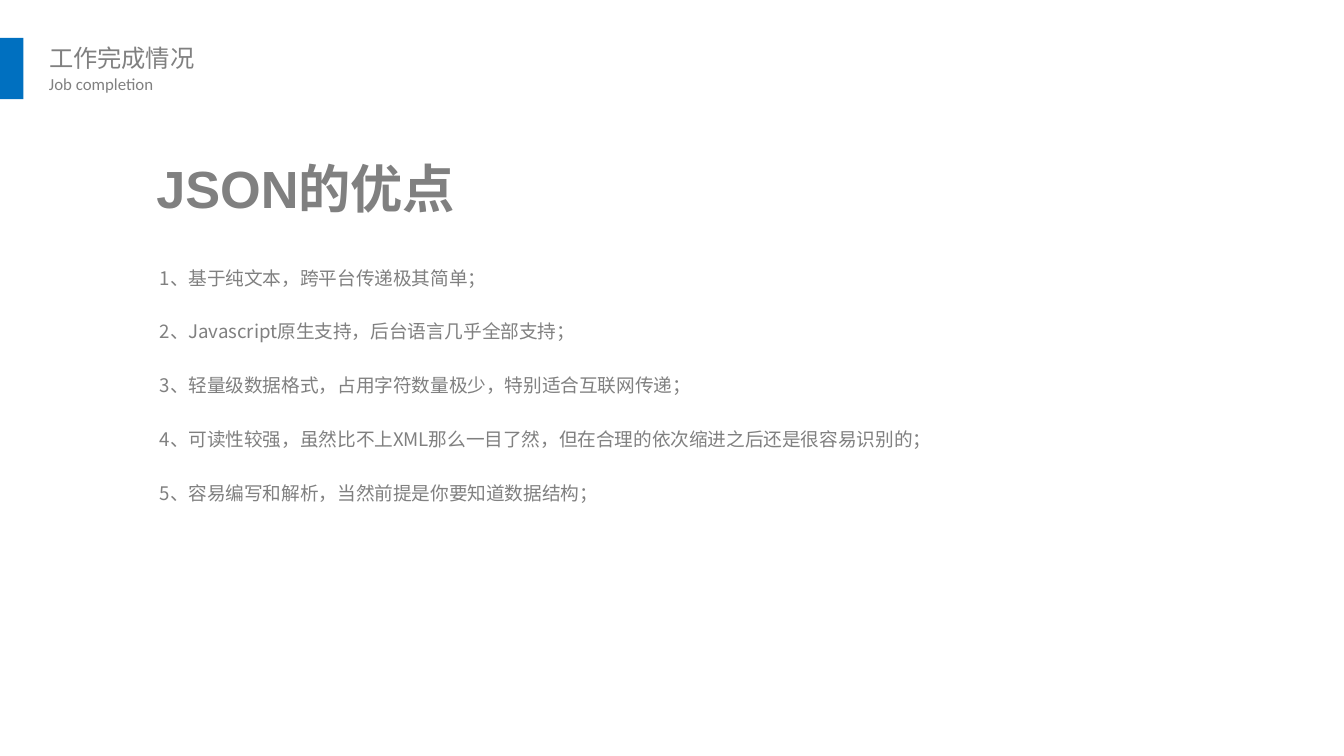
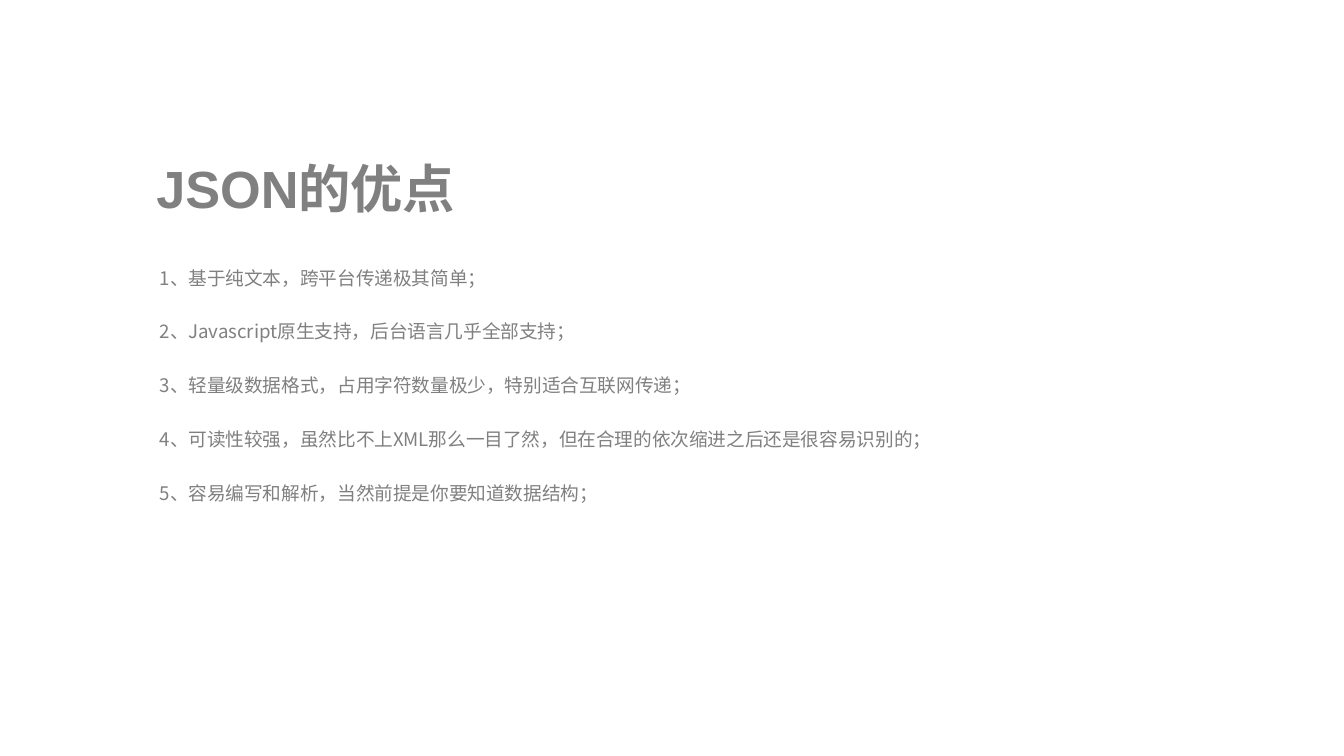
Before and after one commit to linda1212/FrontEndStack, a slide deck: slide 12 of 带你了解前端.pptx (slide 8 before the commit). Drawn at 1344x756 pixels with LibreOffice and Linux fonts; fonts in the diff are those of the drawing. Boxes give left, top, right and bottom in pixels: in the first picture for what was removed or moved away, otherwise in the second. Text is boxed around its words. In the diff, an @@ line names an element or a change of style, - is before the commit and + after.

```diff
--- a/带你了解前端.pptx
+++ b/带你了解前端.pptx
@@ rectangle removed at [0,38,24,99] @@
@@ text removed at [49,46,194,69] @@
-工作完成情况
@@ text removed at [49,78,153,93] @@
-Job completion
```
Also in this commit, not shown: 4 other slides changed, 7 slides added, 3 slides removed, 2 other files.
